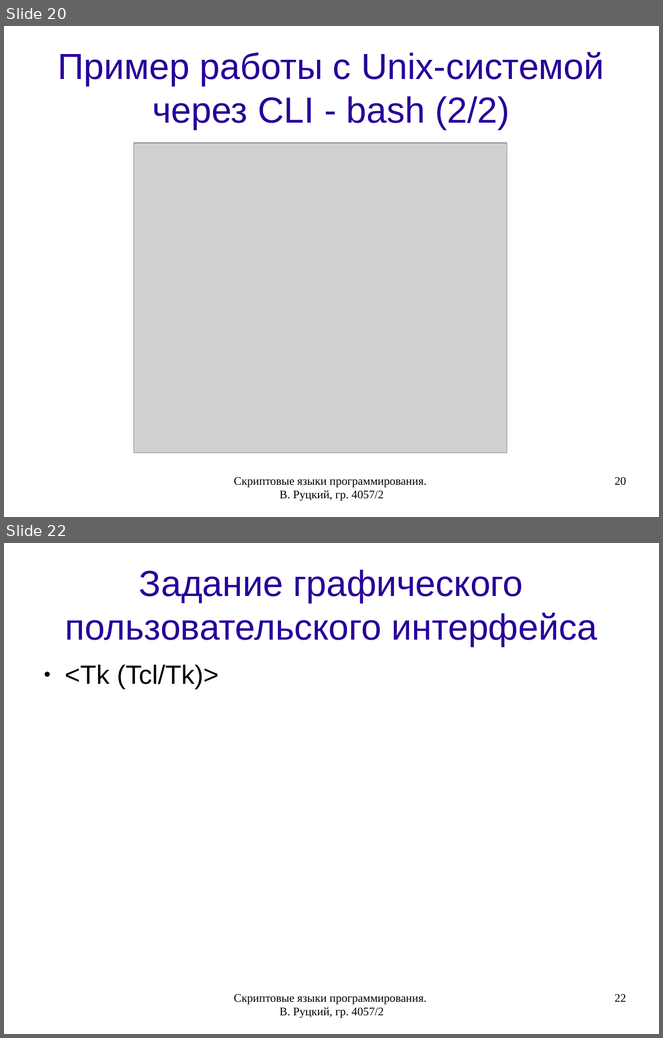
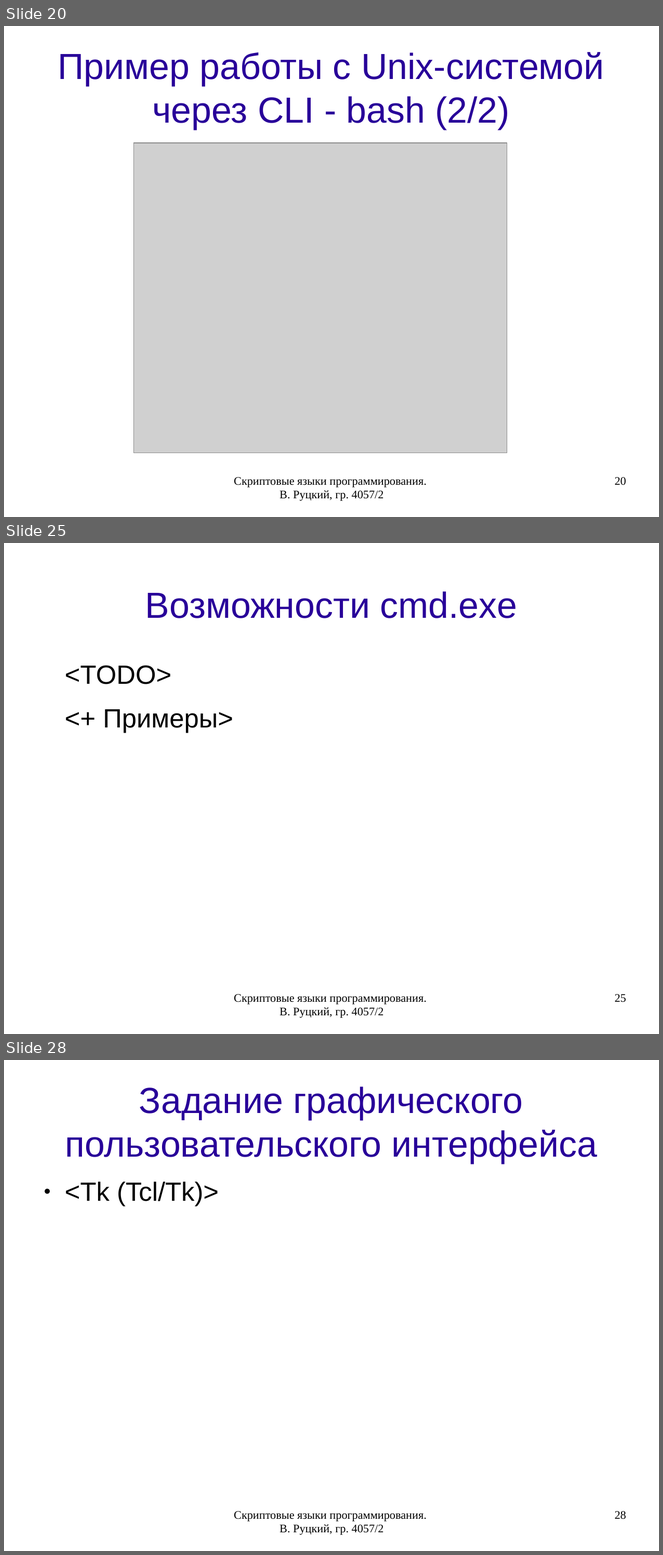
Before and after one commit to rutsky/semester07, a slide deck: Operation_systems/scripting_languages/40572_Rutsky_Scripting_languages.odp. Shown one above the other, each under a label of ours: slides 20 and 22 before the commit, slides 20, 25 and 28 after it; the slides between them are not shown. The pictures are 663x1038 and 663x1555 pixels, drawn with LibreOffice and Linux fonts; fonts in the diff are those of the drawing; grey boxes stand for pictures. Boxes give left, top, right and bottom in pixels: in the first picture for what was removed or moved away, otherwise in the second. Text is boxed around its words. In the diff, an @@ line names an element or a change of style, - is before the commit and + after.

```diff
--- a/Operation_systems/scripting_languages/40572_Rutsky_Scripting_languages.odp
+++ b/Operation_systems/scripting_languages/40572_Rutsky_Scripting_languages.odp
@@ slide 25 added at [4, 543, 659, 1034], background #FFFFFF @@
@@ title added at [145, 591, 517, 618], 44 pt, text #280099 @@
+Возможности cmd.exe
@@ text added at [65, 665, 233, 733], 32 pt, text #000000 @@
+<TODO>
+<+ Примеры>
@@ text added at [234, 994, 426, 1018], 14 pt, text #000000 @@
+Скриптовые языки программирования. В. Руцкий, гр. 4057/2
@@ page number added at [615, 994, 626, 1003], 14 pt, text #000000 @@
+25
@@ what was slide 22 is now slide 28 @@
@@ page number at [615, 1511, 626, 1520]: text changed @@
-22
+28
```
Also in this commit, not shown: 2 slides changed, 5 other slides added.
